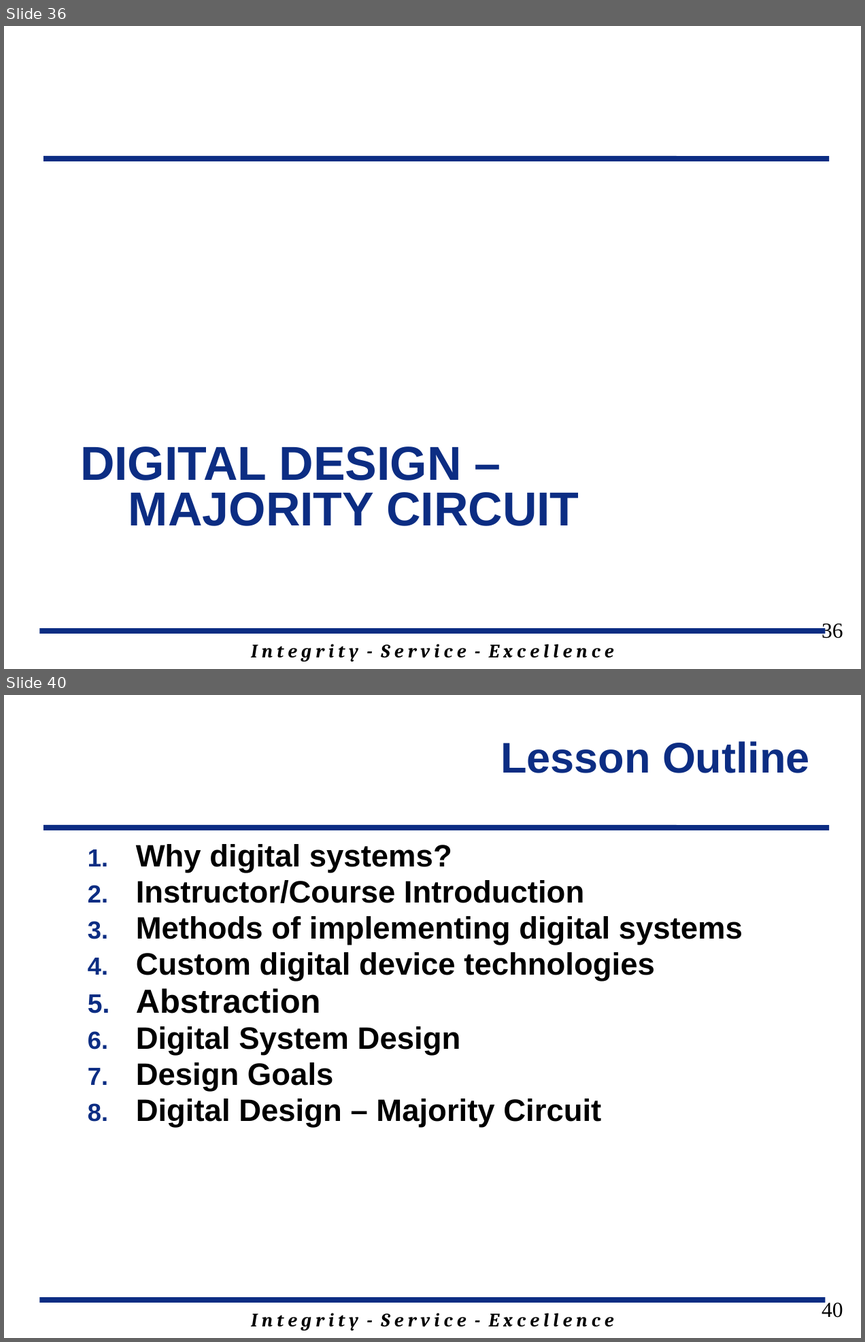
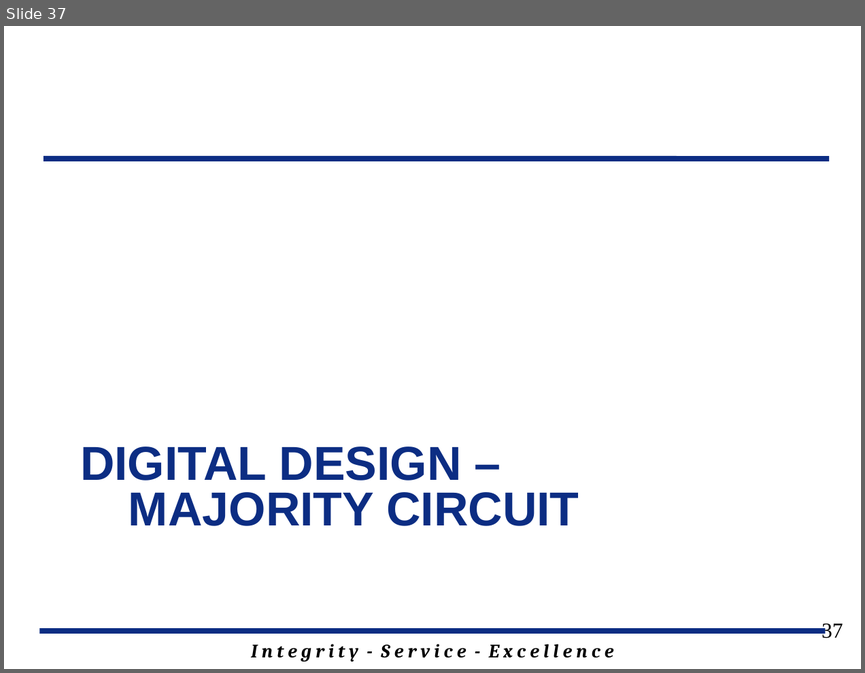
Before and after one commit to GeorgeYork/ECE383_web, a slide deck: lecture/slides/ECE_383_Lec1.pptx. Shown one above the other, each under a label of ours: slides 36 and 40 before the commit, slide 37 after it; the slides between them are not shown. The pictures are 865x1342 and 865x673 pixels, drawn with LibreOffice and Linux fonts; fonts in the diff are those of the drawing; background and template pictures are left out. Boxes give left, top, right and bottom in pixels: in the first picture for what was removed or moved away, otherwise in the second. Text is boxed around its words. In the diff, an @@ line names an element or a change of style, - is before the commit and + after.

```diff
--- a/lecture/slides/ECE_383_Lec1.pptx
+++ b/lecture/slides/ECE_383_Lec1.pptx
@@ slide 40 removed at [4, 695, 861, 1338], background #FFFFFF; not listed: 3 template elements that a slide beside it also shows @@
@@ title removed at [500, 741, 810, 773] @@
-Lesson Outline
@@ text removed at [136, 844, 742, 1127] @@
-1. Why digital systems?
-2. Instructor/Course Introduction
-3. Methods of implementing digital systems
-4. Custom digital device technologies
-5. Abstraction
-6. Digital System Design
-7. Design Goals
-8. Digital Design – Majority Circuit
@@ page number removed at [821, 1300, 842, 1317] @@
-40
@@ what was slide 36 is now slide 37 @@
@@ page number at [821, 623, 842, 638]: text changed @@
-36
+37
```
Also in this commit, not shown: 5 slides changed, 3 slides added, 1 other slide removed.
